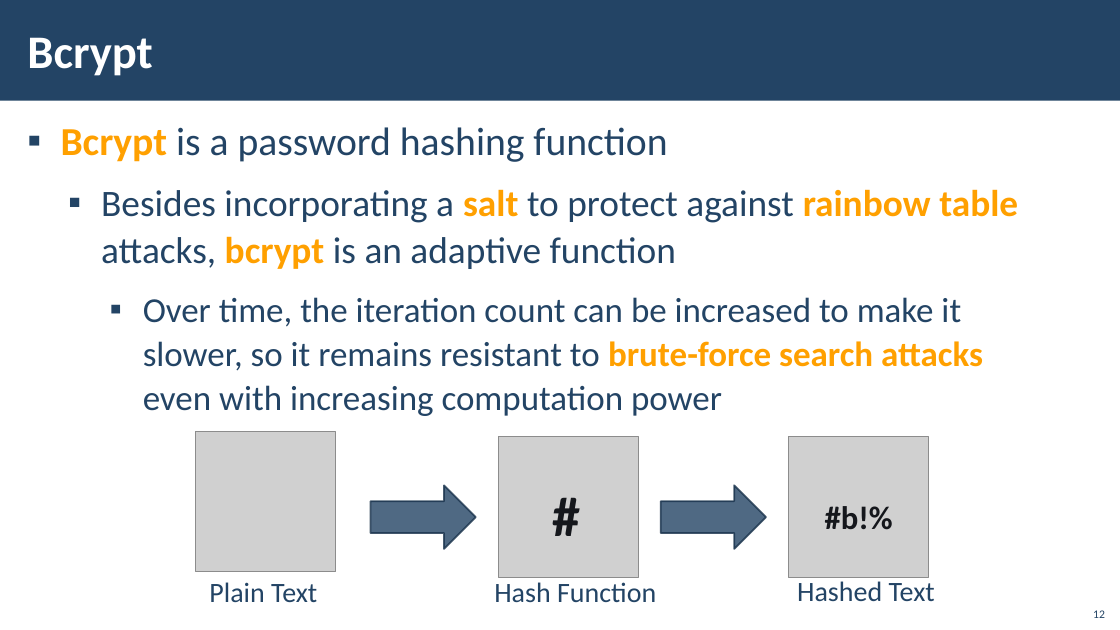
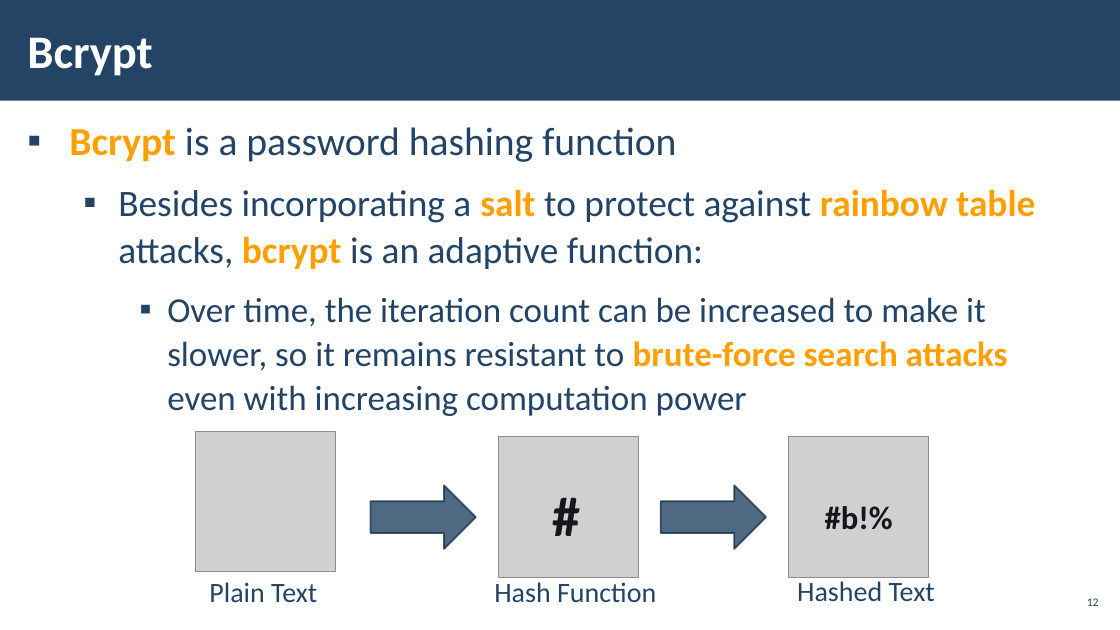
Before and after one commit to IvanVarbanov/SoftUni, a slide deck: slide 12 of JavaScript/05.JavaScript-Back-End/09.Session-and-Authentication/05. Sessions-and-Authentication.pptx. Drawn at 1120x630 pixels with LibreOffice and Linux fonts; fonts in the diff are those of the drawing; grey boxes stand for pictures; background and template pictures are left out. Boxes give left, top, right and bottom in pixels: in the first picture for what was removed or moved away, otherwise in the second. Text is boxed around its words. In the diff, an @@ line names an element or a change of style, - is before the commit and + after.

```diff
--- a/JavaScript/05.JavaScript-Back-End/09.Session-and-Authentication/05. Sessions-and-Authentication.pptx
+++ b/JavaScript/05.JavaScript-Back-End/09.Session-and-Authentication/05. Sessions-and-Authentication.pptx
@@ text at (69, 127, 1008, 416): indent changed @@
@@ text at (118, 189, 1035, 269): text changed @@
-  ▪ Besides incorporating a salt to protect against rainbow table
-    attacks, bcrypt is an adaptive function
+  ▪ Besides incorporating a salt to protect against rainbow table
+    attacks, bcrypt is an adaptive function:
@@ page number: place and size @@
-page number at (1093, 610, 1105, 618)
+page number at (1087, 598, 1099, 606)
@@ page number at (1087, 598, 1099, 606): vertical alignment bottom to middle @@
```
Also in this commit, not shown: 24 other slides changed, 4 slides added, 2 slides removed, 26 other files.
